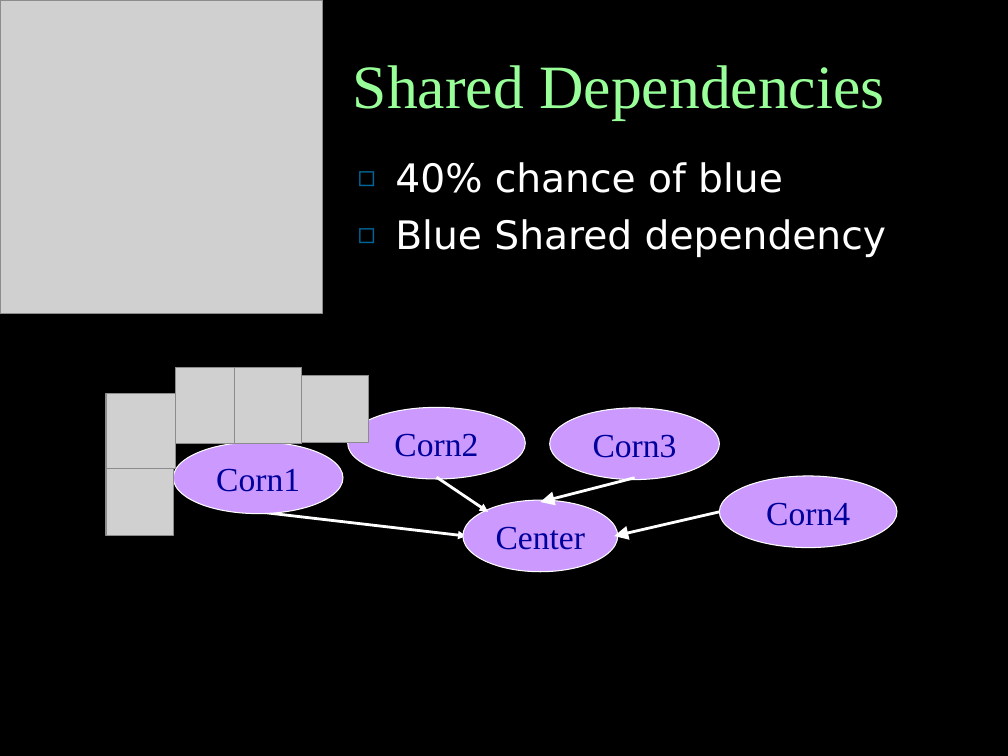
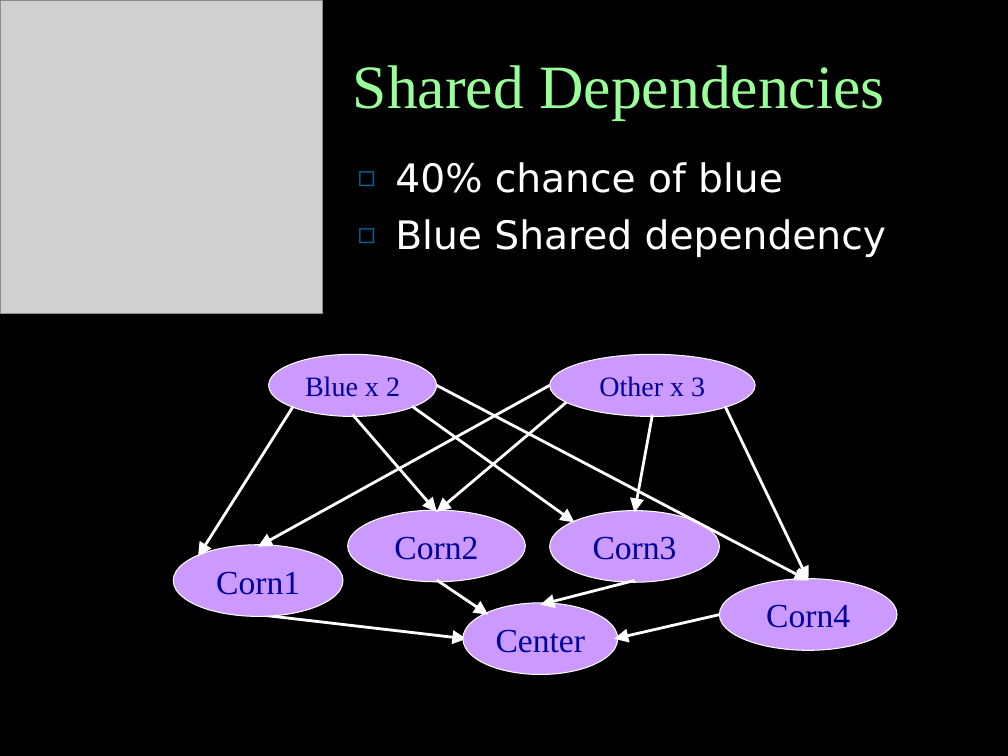
Before and after one commit to vipulkohli/Testing, a slide deck: slide 16 of Testing_Final2.ppt (slide 17 before the commit). Drawn at 1008x756 pixels with LibreOffice and Linux fonts; fonts in the diff are those of the drawing; grey boxes stand for pictures. Boxes give left, top, right and bottom in pixels: in the first picture for what was removed or moved away, otherwise in the second. Text is boxed around its words. In the diff, an @@ line names an element or a change of style, - is before the commit and + after.

```diff
--- a/Testing_Final2.ppt
+++ b/Testing_Final2.ppt
@@ ellipse added at (268,354,436,416), fill #CC99FF, outline #FFFFFF 0.74 pt, 20 pt, text #00009A @@
+Blue x 2
@@ ellipse added at (549,354,755,416), fill #CC99FF, outline #FFFFFF 0.74 pt, 20 pt, text #00009A @@
+Other x 3
@@ picture removed at (175,367,235,444) @@
@@ picture removed at (234,367,301,444) @@
@@ arrow added from (549, 385) to (258, 546), #FFFFFF 2.01 pt @@
@@ picture removed at (301,376,369,444) @@
@@ arrow added from (436, 385) to (808, 581), #FFFFFF 2.01 pt @@
@@ picture removed at (106,394,175,469) @@
@@ arrow added from (293, 406) to (198, 556), #FFFFFF 2.01 pt @@
@@ arrow added from (353, 414) to (436, 512), #FFFFFF 2.01 pt @@
@@ arrow added from (412, 406) to (575, 522), #FFFFFF 2.01 pt @@
@@ arrow added from (566, 402) to (436, 512), #FFFFFF 2.01 pt @@
@@ arrow added from (652, 414) to (634, 512), #FFFFFF 2.01 pt @@
@@ arrow added from (725, 406) to (808, 581), #FFFFFF 2.01 pt @@
@@ picture removed at (106,469,173,536) @@
@@ ellipse "Corn1": place and size @@
-ellipse "Corn1" at (173,443,343,514)
+ellipse "Corn1" at (173,544,343,616)
@@ 4 ellipses, 4 arrows: place and size @@
-4 ellipses, 4 arrows at (258,407,897,572)
+4 ellipses, 4 arrows at (258,510,897,674)
```
Also in this commit, not shown: 3 other slides changed, 1 slide removed, 9 other files.
